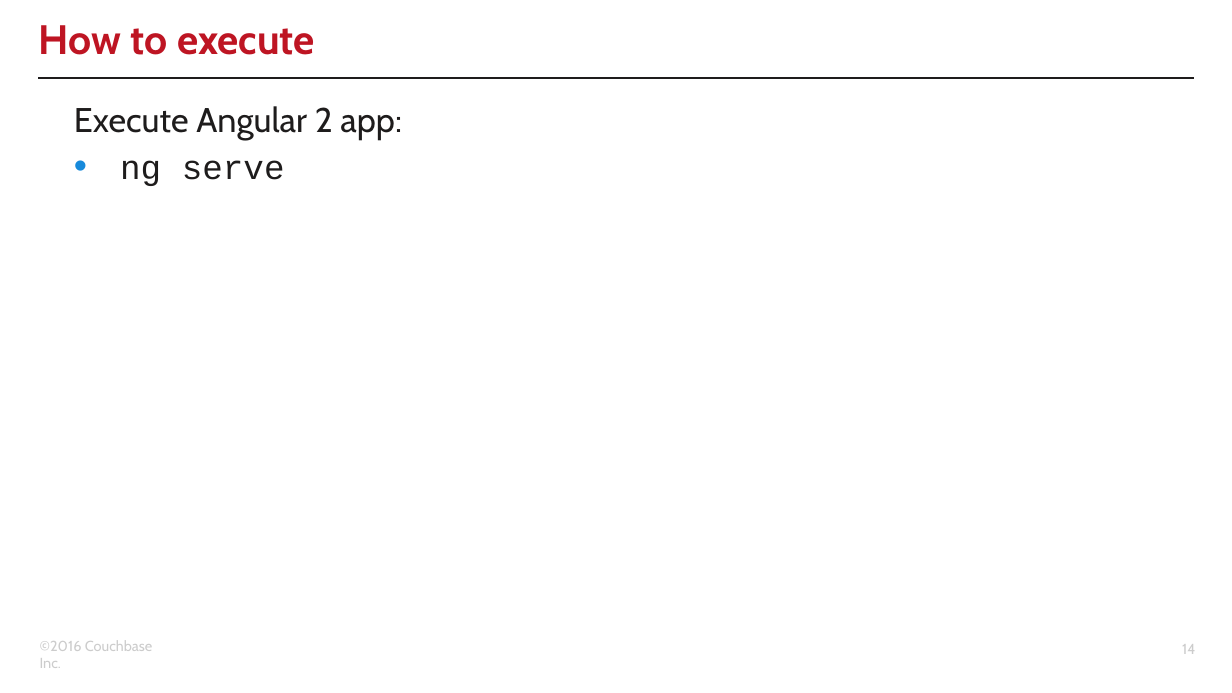
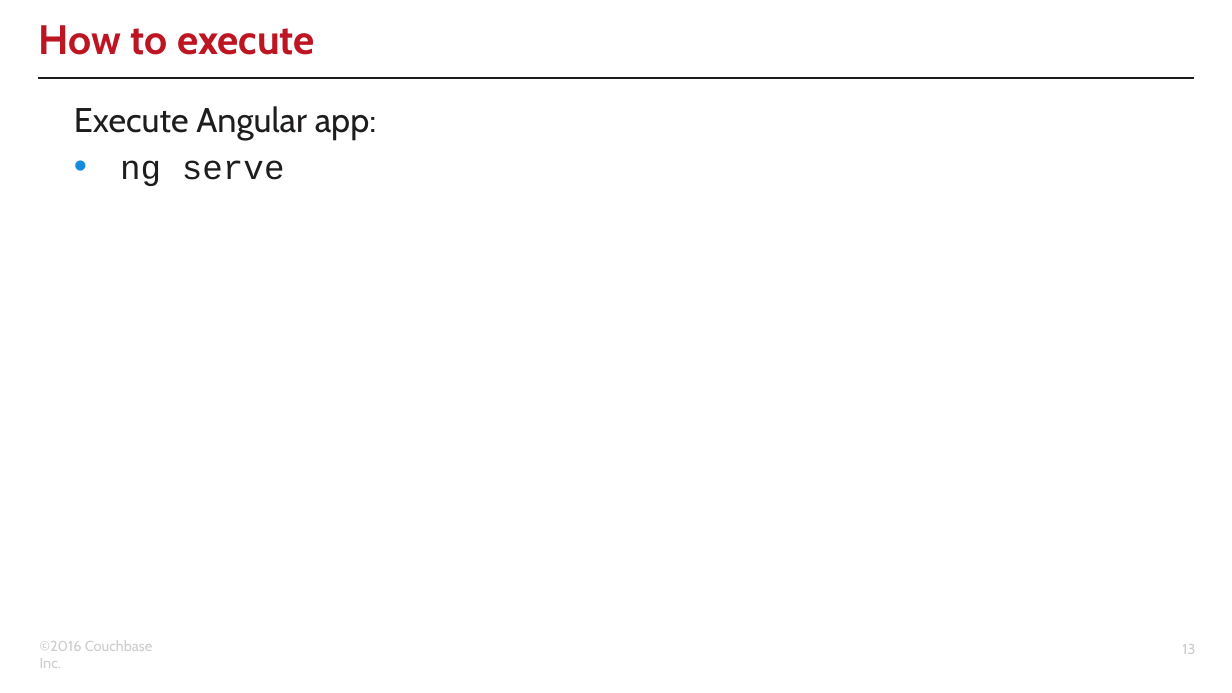
Before and after one commit to couchbaselabs/aspnet-nosql-workshop, a slide deck: slide 13 of 04/04.pptx (slide 14 before the commit). Drawn at 1232x693 pixels with LibreOffice and Linux fonts; fonts in the diff are those of the drawing; background and template pictures are left out. Boxes give left, top, right and bottom in pixels: in the first picture for what was removed or moved away, otherwise in the second. Text is boxed around its words. In the diff, an @@ line names an element or a change of style, - is before the commit and + after.

```diff
--- a/04/04.pptx
+++ b/04/04.pptx
@@ text at [74,106,377,141]: text changed @@
-Execute Angular 2 app:
+Execute Angular app:
@@ page number at [1182,644,1195,654]: text changed @@
-14
+13
```
Also in this commit, not shown: 4 other slides changed, 1 slide removed, 42 other files.
